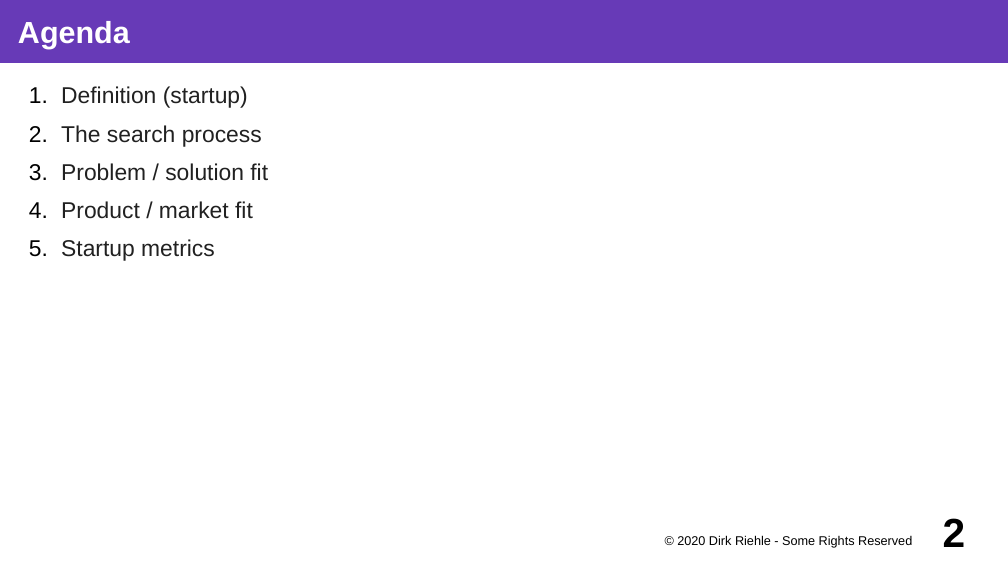
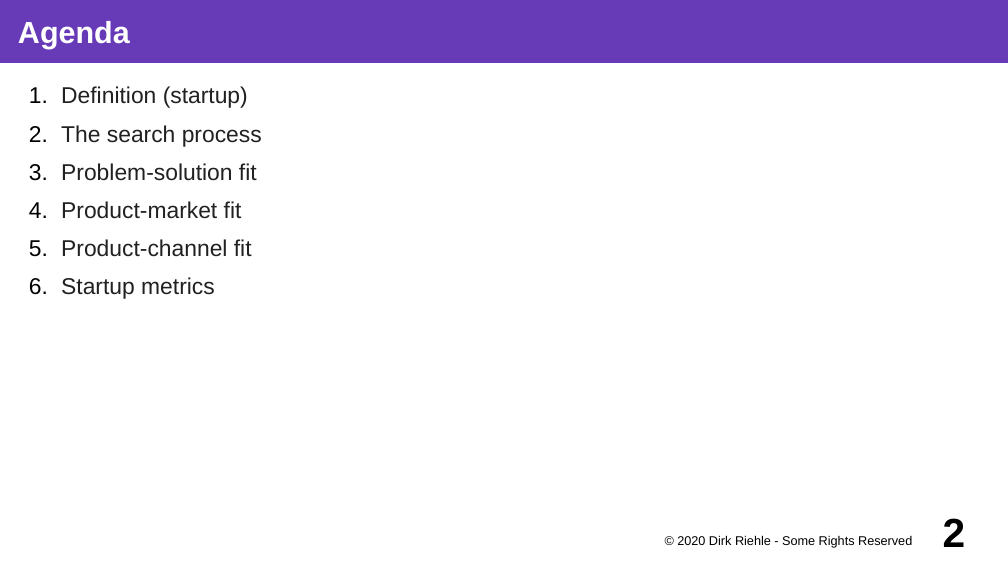
Before and after one commit to dirkriehle/coss-course, a slide deck: slide 2 of Lecture slides/COSS D01 - Software Startups.odp. Drawn at 1008x567 pixels with LibreOffice and Linux fonts; fonts in the diff are those of the drawing. Boxes give left, top, right and bottom in pixels: in the first picture for what was removed or moved away, otherwise in the second. Text is boxed around its words. In the diff, an @@ line names an element or a change of style, - is before the commit and + after.

```diff
--- a/Lecture slides/COSS D01 - Software Startups.odp
+++ b/Lecture slides/COSS D01 - Software Startups.odp
@@ text at <box>61,163,257,257</box>: text changed @@
-3. Problem / solution fit
-4. Product / market fit
+3. Problem-solution fit
+4. Product-market fit
+5. Product-channel fit
```
Also in this commit, not shown: 20 other slides changed, 4 slides added, 3 slides removed, 4 other files.
